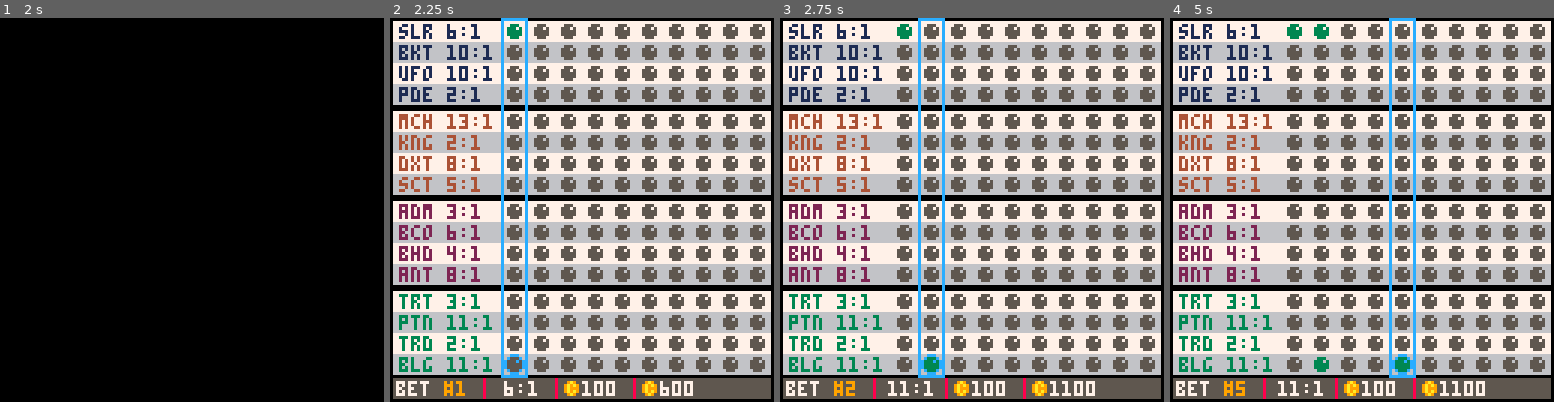
Above: before the commit, frames 1-4 (left to right).
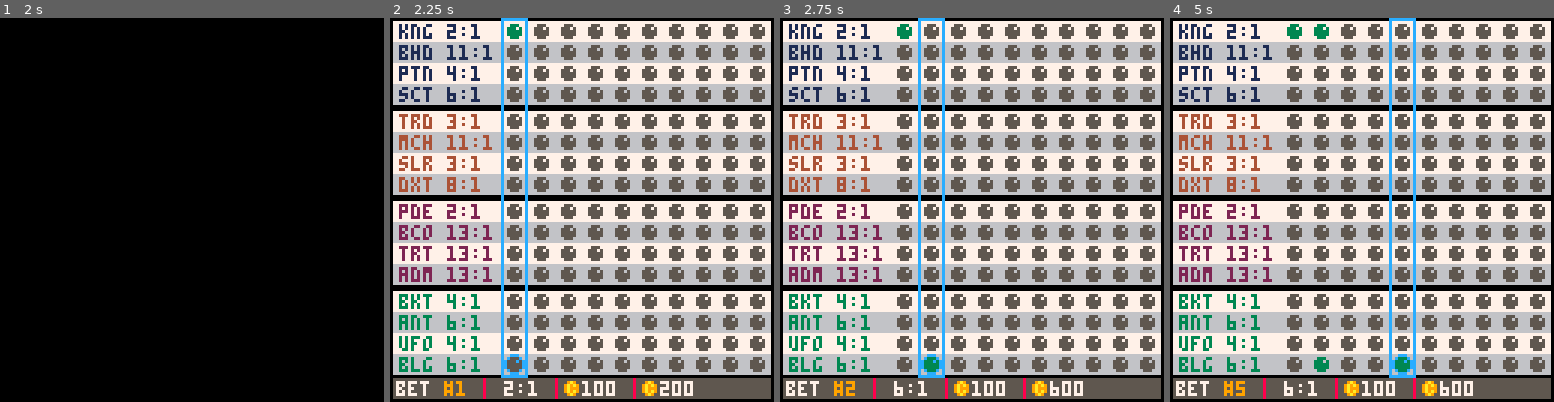
Above: after the commit, the same moments.

Repository: suspicious-smoke/club-bets-pico8
Game: PICO-8 cartridge galaxy_club_bets.p8
Two runs of this game, one before a commit and one after it. Both use one fixed random seed, a clock stepped at 60 frames per second and the inputs below.
Inputs:
- Up to frame 1 (2 s): tap X (X key) at 0.33, 1.07, 1.85 s; tap O (Z key) at 0.7, 1.7 s; hold Right from 1.6 s (still down)
- Up to frame 2 (2.25 s): release Right at 2.1 s; tap O (Z key) at 2.1 s; hold Up from 2.15 s (still down)
- Up to frame 3 (2.75 s): release Up at 2.42 s; hold Right from 2.47 s (still down); tap O (Z key) at 2.5 s
- Up to frame 4 (5 s): tap O (Z key) every 0.4 s from 2.9 to 4.9 s; tap X (X key) at 2.97, 4.08 s; release Right at 3.03 s; hold Left 3.08-3.58 s; hold Down 3.63-3.97 s; hold Right 4.02-4.68 s; hold Up from 4.73 s (still down)

Frame 1 is identical in both runs. In frame 2, 3.3% of the frame differs, in the area x 2-73%, y 1-98%; in frame 3, 3.7%, in the area x 2-83%, y 1-99%; in frame 4, 3.7%.

Commit message:
fixed rng not resetting

Diff:
--- a/galaxy_club_bets.p8
+++ b/galaxy_club_bets.p8
@@ -199,7 +199,7 @@
 end
 
 function init_season()
-	srand()--reset the random number generator
+	srand(time())--reset the random number generator
 	isdailybet=false
 	cur_round=1
 	money=reset_array(9,0)
@@ -209,7 +209,7 @@
 end
 
 function continue_season()
-	srand()--reset the random number generator
+	srand(time())--reset the random number generator
 	isdailybet=false
 	load_season()
 	reset_round()
